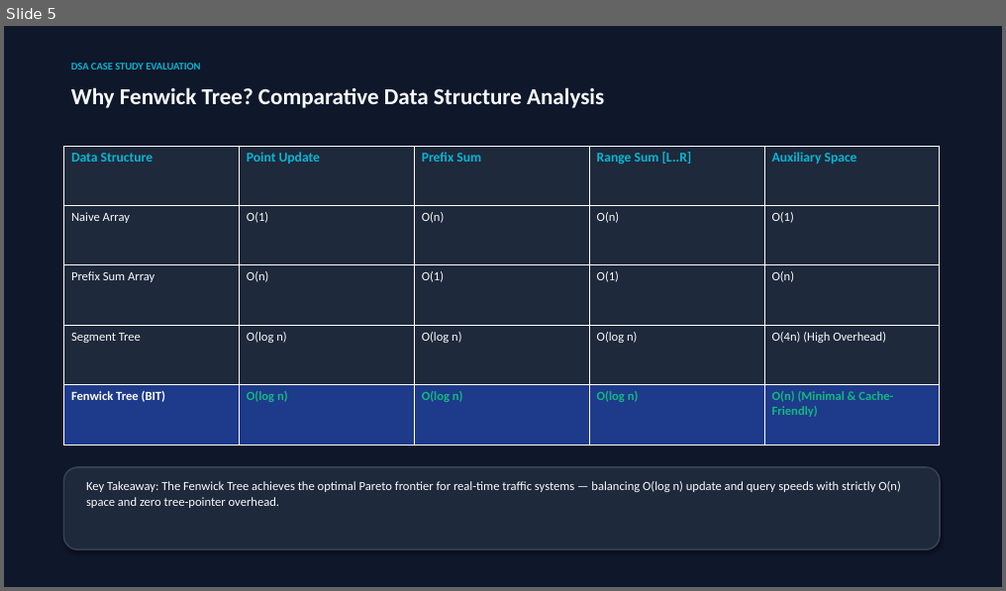
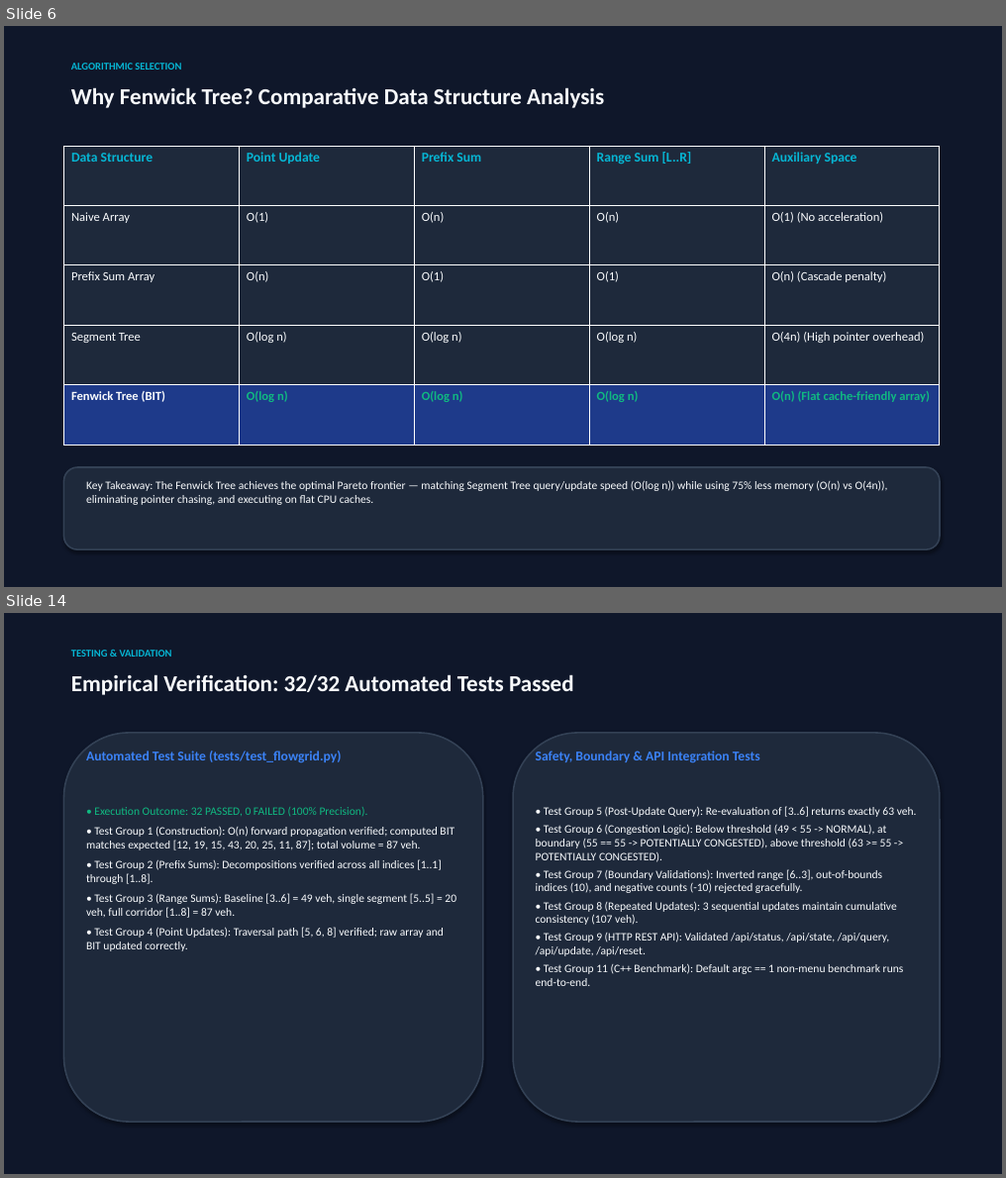
Before and after one commit to Jeyadev3/FlowGrid_Traffic_Analytics, a slide deck: presentation/Fenwick_Tree_Case_Study.pptx. Shown one above the other, each under a label of ours: slide 5 before the commit, slides 6 and 14 after it; the slides between them are not shown. The pictures are 1006x591 and 1006x1178 pixels, drawn with LibreOffice and Linux fonts; fonts in the diff are those of the drawing. Boxes give left, top, right and bottom in pixels: in the first picture for what was removed or moved away, otherwise in the second. Text is boxed around its words. In the diff, an @@ line names an element or a change of style, - is before the commit and + after.

Commit message:
docs: update Fenwick Tree case study presentation with Member 4 integration

```diff
--- a/presentation/Fenwick_Tree_Case_Study.pptx
+++ b/presentation/Fenwick_Tree_Case_Study.pptx
@@ slide 14 added at [4, 613, 1002, 1174], background #0F172A @@
@@ text added at [71, 650, 172, 657], 10 pt, text #06B6D4, bold @@
+TESTING & VALIDATION
@@ text added at [71, 674, 574, 695], 22 pt, text #F8FAFC, bold @@
+Empirical Verification: 32/32 Automated Tests Passed
@@ rounded rectangle added at [63, 733, 483, 1122], fill #1E293B, outline #334155 1.5 pt @@
@@ text added at [86, 751, 342, 763], 13 pt, text #3B82F6, bold @@
+Automated Test Suite (tests/test_flowgrid.py)
@@ rounded rectangle added at [513, 733, 940, 1122], fill #1E293B, outline #334155 1.5 pt @@
@@ text added at [536, 751, 760, 763], 13 pt, text #3B82F6, bold @@
+Safety, Boundary & API Integration Tests
@@ text added at [86, 807, 456, 952], 11 pt, text #F8FAFC @@
+• Execution Outcome: 32 PASSED, 0 FAILED (100% Precision).
+• Test Group 1 (Construction): O(n) forward propagation verified; computed BIT matches expected [12, 19, 15, 43, 20, 25, 11, 87]; total volume = 87 veh.
+• Test Group 2 (Prefix Sums): Decompositions verified across all indices [1..1] through [1..8].
+• Test Group 3 (Range Sums): Baseline [3..6] = 49 veh, single segment [5..5] = 20 veh, full corridor [1..8] = 87 veh.
+• Test Group 4 (Point Updates): Traversal path [5, 6, 8] verified; raw array and BIT updated correctly.
@@ text added at [536, 806, 917, 986], 11 pt, text #F8FAFC @@
+• Test Group 5 (Post-Update Query): Re-evaluation of [3..6] returns exactly 63 veh.
+• Test Group 6 (Congestion Logic): Below threshold (49 < 55 -> NORMAL), at boundary (55 == 55 -> POTENTIALLY CONGESTED), above threshold (63 >= 55 -> POTENTIALLY CONGESTED).
+• Test Group 7 (Boundary Validations): Inverted range [6..3], out-of-bounds indices (10), and negative counts (-10) rejected gracefully.
+• Test Group 8 (Repeated Updates): 3 sequential updates maintain cumulative consistency (107 veh).
+• Test Group 9 (HTTP REST API): Validated /api/status, /api/state, /api/query, /api/update, /api/reset.
+• Test Group 11 (C++ Benchmark): Default argc == 1 non-menu benchmark runs end-to-end.
@@ what was slide 5 is now slide 6 @@
@@ slide 6 changed as well @@
@@ text at [71, 63, 181, 70]: text changed @@
-DSA CASE STUDY EVALUATION
+ALGORITHMIC SELECTION
@@ table at [63, 146, 940, 445] @@
-row 2, column 5: O(1)
+row 2, column 5: O(1) (No acceleration)
-row 3, column 5: O(n)
+row 3, column 5: O(n) (Cascade penalty)
-row 4, column 5: O(4n) (High Overhead)
+row 4, column 5: O(4n) (High pointer overhead)
-row 5, column 5: O(n) (Minimal & Cache-Friendly)
+row 5, column 5: O(n) (Flat cache-friendly array)
@@ text at [86, 480, 888, 505]: text changed; size 12 to 11 pt @@
-Key Takeaway: The Fenwick Tree achieves the optimal Pareto frontier for real-time traffic systems — balancing O(log n) update and query speeds with strictly O(n) space and zero tree-pointer overhead.
+Key Takeaway: The Fenwick Tree achieves the optimal Pareto frontier — matching Segment Tree query/update speed (O(log n)) while using 75% less memory (O(n) vs O(4n)), eliminating pointer chasing, and executing on flat CPU caches.
```
Also in this commit, not shown: 9 other slides changed, 5 other slides added, 4 slides removed, 2 other files.
